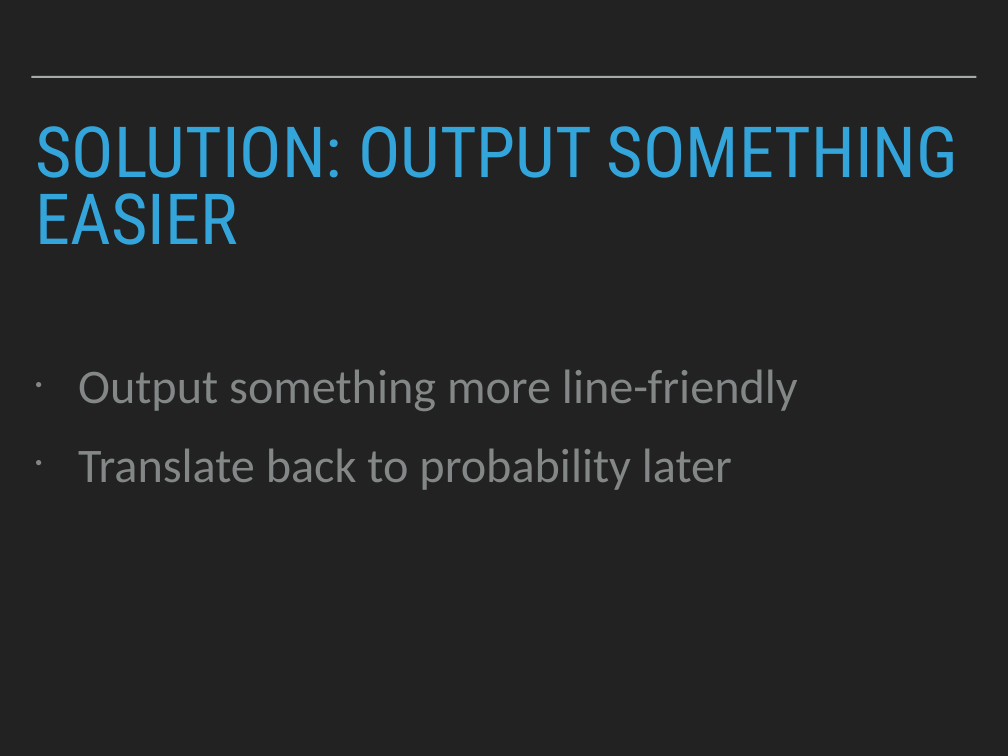
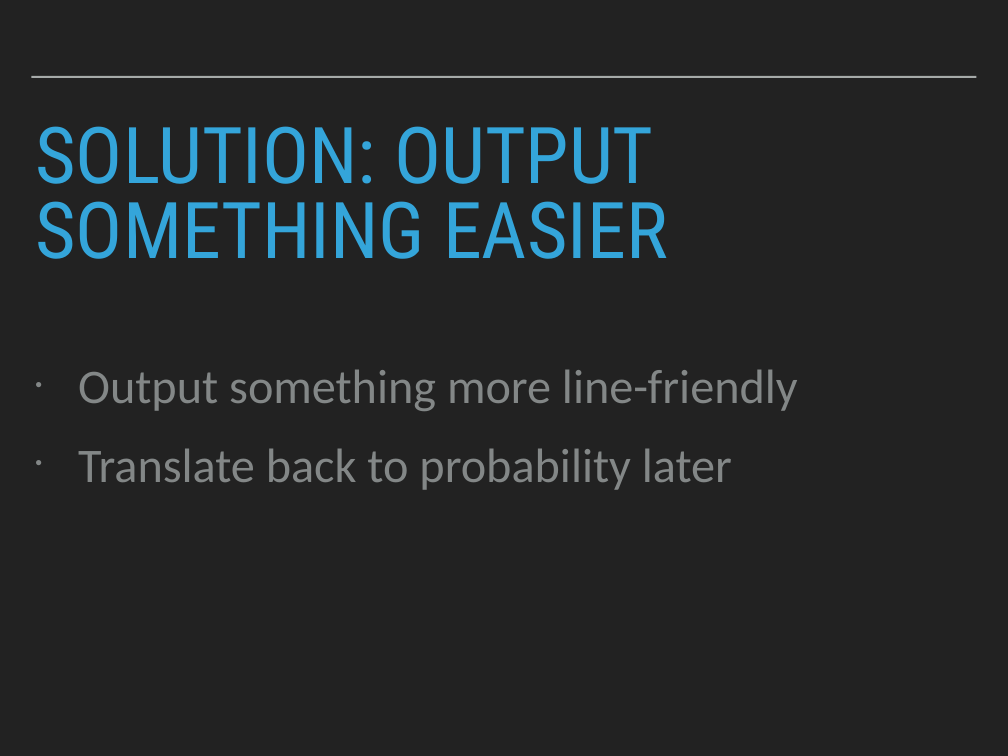
Before and after one commit to patricks1/noble-machine-learning, a slide deck: slide 5 of Session4/Session4_Slides.pptx. Drawn at 1008x756 pixels with LibreOffice and Linux fonts; fonts in the diff are those of the drawing. Boxes give left, top, right and bottom in pixels: in the first picture for what was removed or moved away, otherwise in the second. Text is boxed around its words. In the diff, an @@ line names an element or a change of style, - is before the commit and + after.

```diff
--- a/Session4/Session4_Slides.pptx
+++ b/Session4/Session4_Slides.pptx
@@ title "SOLUTION: OUTPUT SOMETHING EASIER" at <box>35,126,667,259</box>: size 71.6 to 79.5 pt @@
```
Also in this commit, not shown: 6 other slides changed, 1 slide added, 2 other files.
